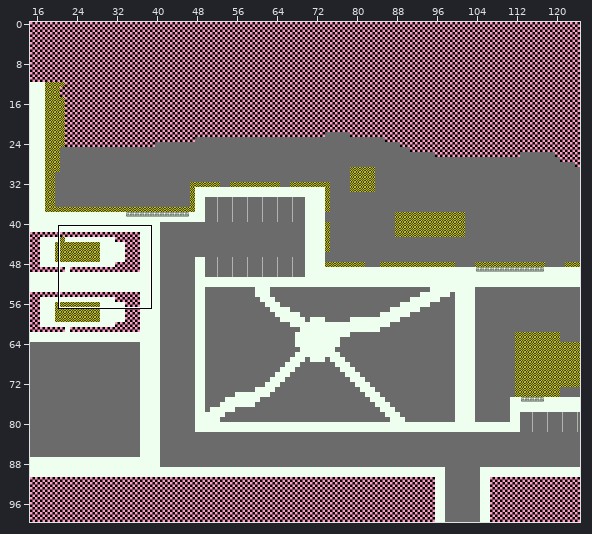
One commit to this Tiled map: Assets/Graphics/Maps/Park/Park.tmx. Above: a wide view before the commit, with the close-up outlined.
Close-up. Earlier state:
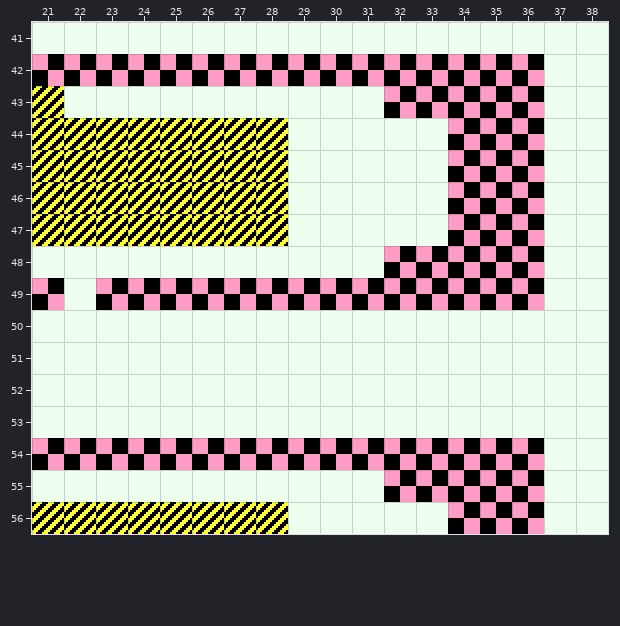
Cells are 16x16 px. Shown: x 21..38, y 41..56. The commit also changed other parts of the map, which this record leaves out.
The same view after the edit:
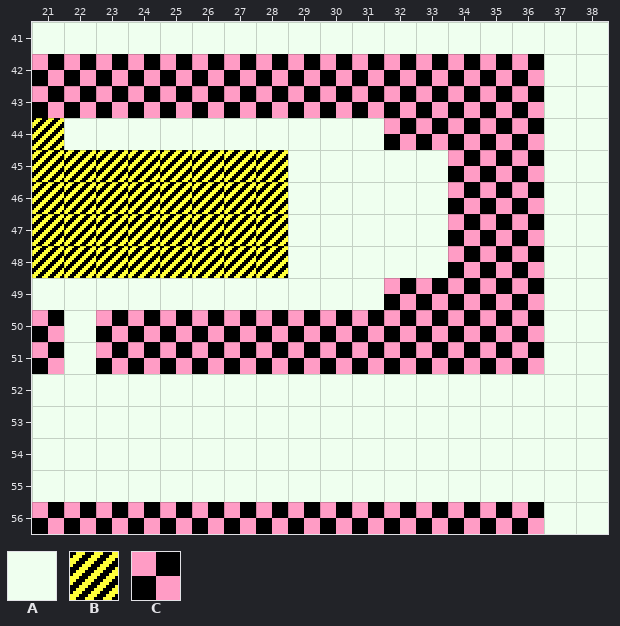
Key: from "DebugGraybox": A 0, B 4, C 9.
_ is an empty cell.
Tiles replaced or removed in this view: A, B, C.
Edits made:
Changed rows in their new state; . is an unchanged cell.
Layer "Graybox":
first column x 21:
43 CCCCCCCCCCC..
44 .AAAAAAA...CC
first column x 21:
48 BBBBBBBB...AA...
49 A.AAAAAAAAA.....
50 C.CCCCCCCCCCCCCC
51 C.CCCCCCCCCCCCCC
54 AAAAAAAAAAAAAAAA
55 ...........AAAAA
56 CCCCCCCCCCCCC...
Changed places in both close-ups, as pixel boxes (x1, y1, x2, y2):
changed: (32, 86, 448, 150)
changed: (32, 246, 544, 374)
changed: (32, 438, 544, 534)
